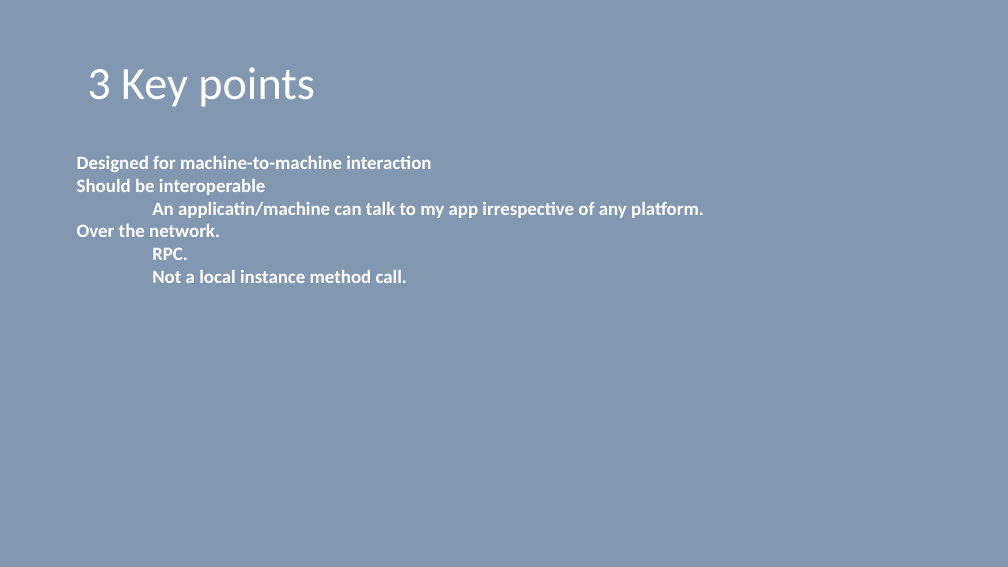
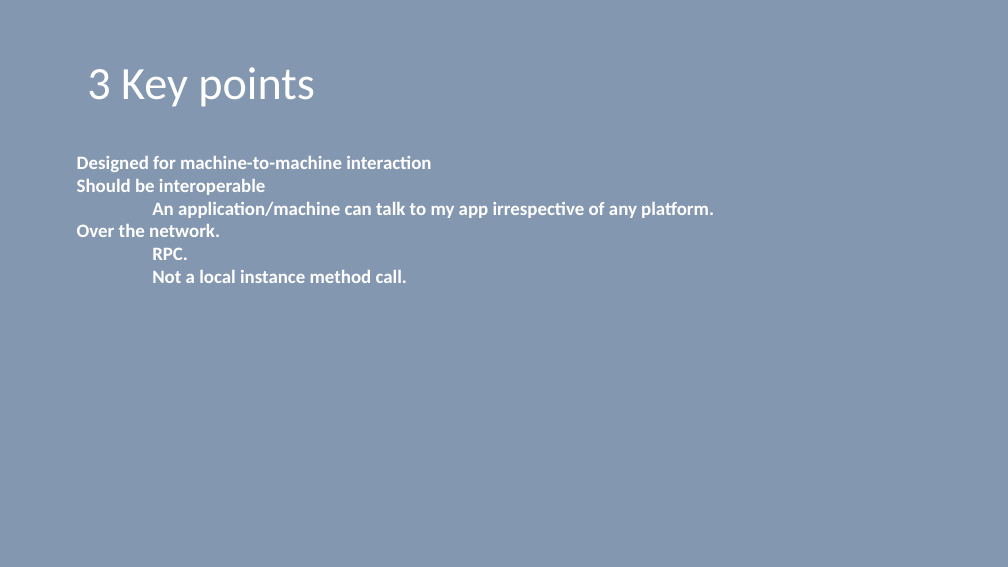
Before and after one commit to vilasvarghese/microservices, a slide deck: slide 5 of training/day1/1MicroservicesDay1.pptx. Drawn at 1008x567 pixels with LibreOffice and Linux fonts; fonts in the diff are those of the drawing. Boxes give left, top, right and bottom in pixels: in the first picture for what was removed or moved away, otherwise in the second. Text is boxed around its words. In the diff, an @@ line names an element or a change of style, - is before the commit and + after.

```diff
--- a/training/day1/1MicroservicesDay1.pptx
+++ b/training/day1/1MicroservicesDay1.pptx
@@ text at box(152, 202, 714, 218): text changed @@
-An applicatin/machine can talk to my app irrespective of any platform.
+An application/machine can talk to my app irrespective of any platform.
```
Also in this commit, not shown: 2 other slides changed, 1 slide added, 1 slide removed, 4 other files.
